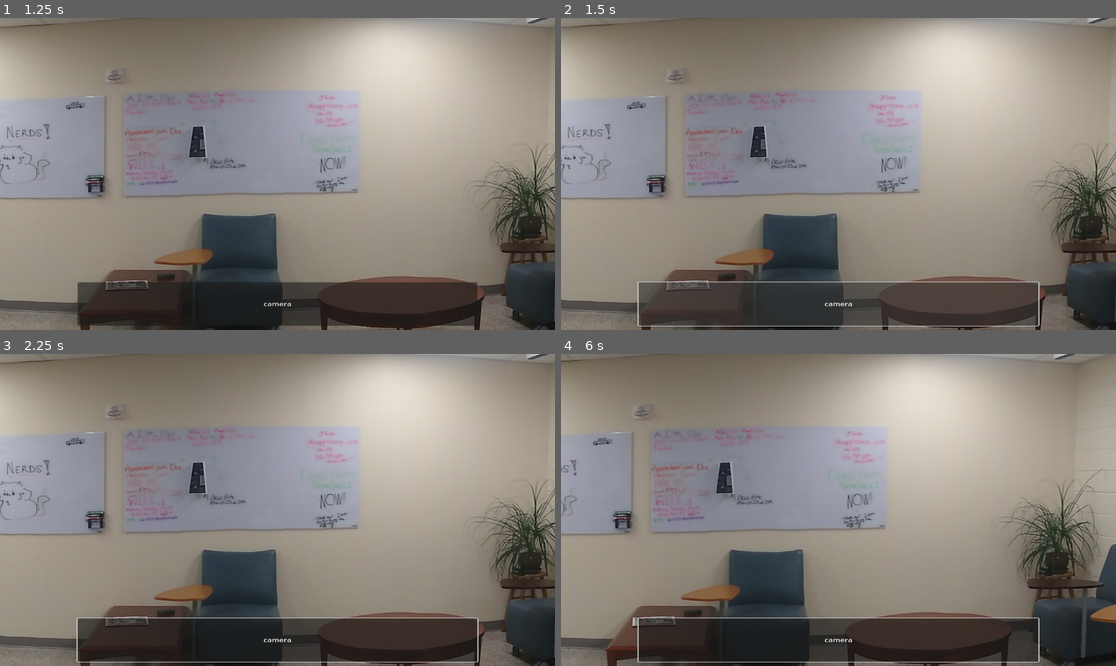
Above: before the commit, frames 1-4 (two rows, left to right).
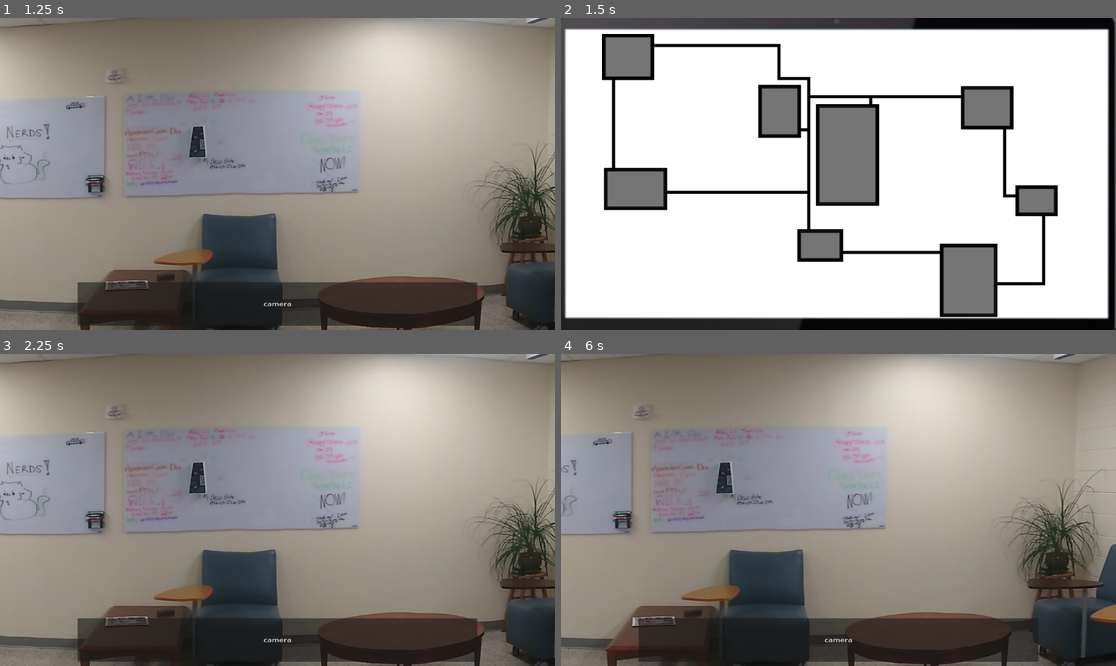
Above: after the commit, the same moments.

Repository: rydens/appalhack2024
Game: Godot game, scene res://scenesFolder/startScreen.tscn
Two runs of this game, one before a commit and one after it. Both use one fixed random seed, a clock stepped at 60 frames per second and the inputs below.
Inputs (mouse positions are in pixels of both pictures, inside the frame that each line leads up to):
- Up to frame 1 (1.25 s): click "start" at 0.5 s
- Up to frame 2 (1.5 s): click "camera" at 1.25 s
- Up to frame 3 (2.25 s): click (410, 619) at 2.02 s
- Up to frame 4 (6 s): tap Enter at 2.75, 4.25, 5.75 s; move the mouse to (960, 494) at 2.77 s; hold Right (ui_right) 2.78-3.53 s; click (960, 494) at 2.92 s; tap Space at 3.5, 5 s; move the mouse to (727, 525) at 3.52 s; move the mouse to (894, 441) at 4.27 s; hold Right (ui_right) 4.28-5.78 s; move the mouse to (810, 572) at 5.02 s; click (810, 572) at 5.17 s; move the mouse to (1005, 556) at 5.77 s

Frame 1 is identical in both runs. In frame 2, 97% of the frame differs, in the area x 0-100%, y 0-100%; in frame 3, 0.5%; in frame 4, 0.5%.

Commit message:
update structure

Diff:
--- a/scenesFolder/lobbyScene.tscn
+++ b/scenesFolder/lobbyScene.tscn
@@ -32,3 +32,5 @@
 grow_horizontal = 2
 grow_vertical = 2
 text = "camera"
+
+[connection signal="pressed" from="LobbyScene/LobbyPlayerCamera/showCameras" to="." method="_on_show_cameras_pressed"]
--- a/scenesFolder/showCamera.tscn
+++ /dev/null
@@ -1,6 +0,0 @@
-[gd_scene load_steps=2 format=3 uid="uid://c17ricgfamglm"]
-
-[ext_resource type="Script" path="res://scripts/player.gd" id="1_fl11a"]
-
-[node name="player" type="Node2D"]
-script = ExtResource("1_fl11a")
